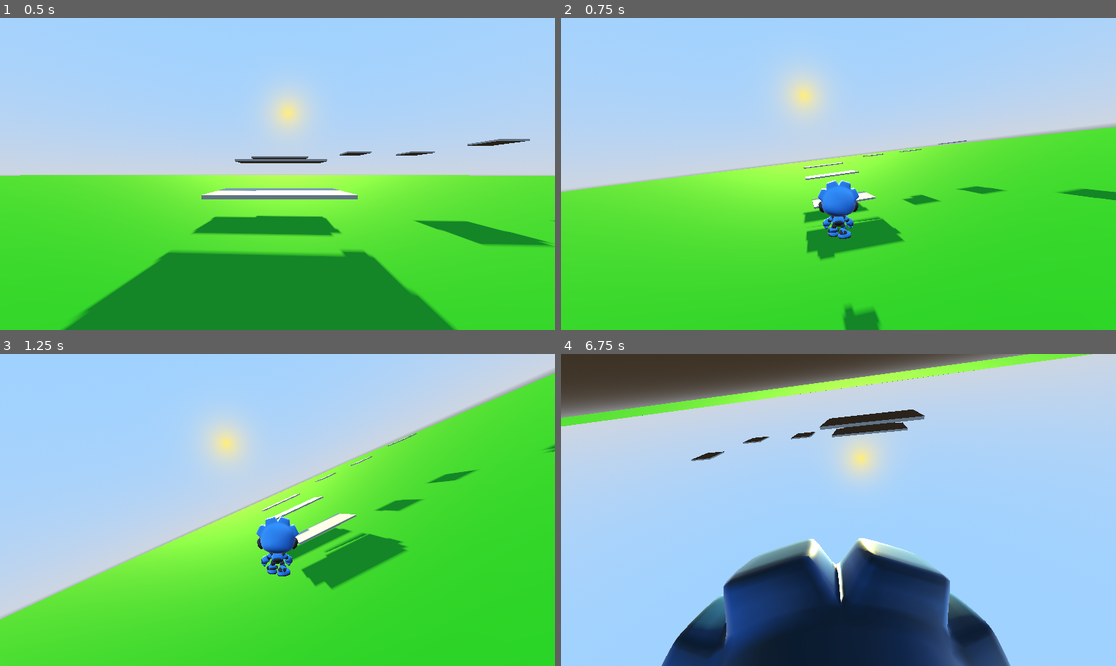
Above: before the commit, frames 1-4 (two rows, left to right).
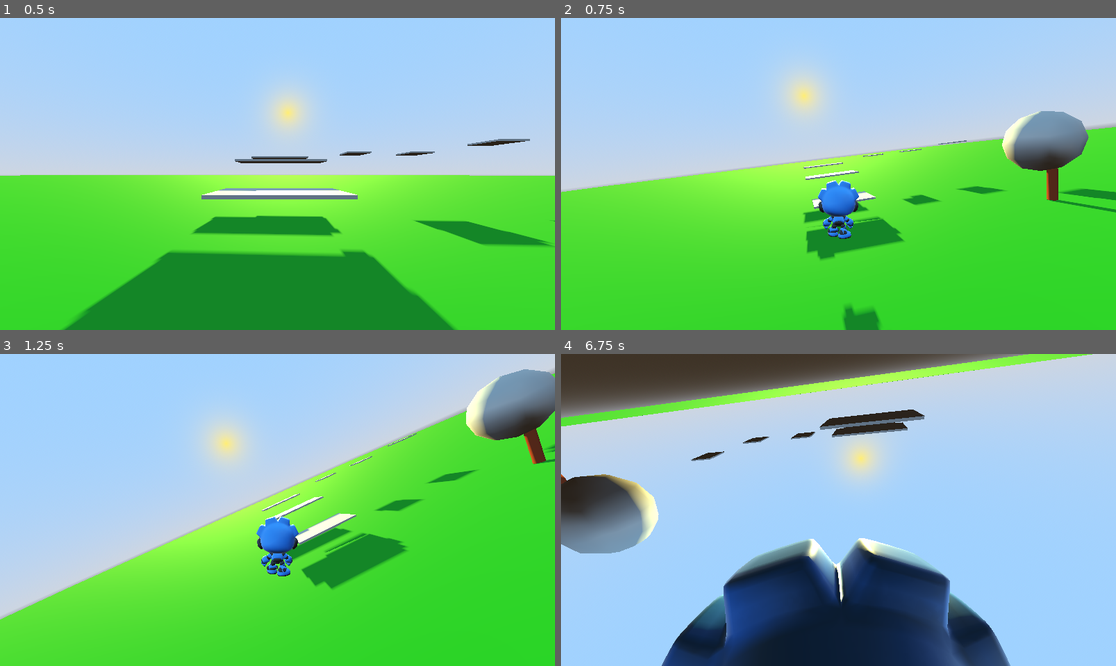
Above: after the commit, the same moments.

Repository: TrevorBeed/Game-Design-II
Game: Godot game, scene res://scene_3.tscn
Same seed, same stepped clock (60 frames per second), same inputs: the game is played once before the commit and once after it. The project has no main scene, so this scene is started directly.
Inputs (mouse positions are in pixels of both pictures, inside the frame that each line leads up to):
- Up to frame 1 (0.5 s): no input
- Up to frame 2 (0.75 s): tap Enter (ui_accept) at 0.5 s; move the mouse to (866, 174) at 0.52 s; hold Home (rot_up) from 0.53 s (still down); tap V (change_camera) at 0.6 s
- Up to frame 3 (1.25 s): keep holding Home (rot_up); tap Enter (ui_accept) at 0.77 s
- Up to frame 4 (6.75 s): move the mouse to (810, 510) at 1.27 s; tap Shift (sprint) every 1.5 s from 1.35 to 5.85 s; tap Enter (ui_accept) at 1.52, 3.02, 3.77, 4.52, 6.02 s; move the mouse to (849, 503) at 2.02 s; tap V (change_camera) every 1.5 s from 2.1 to 6.6 s; move the mouse to (832, 516) at 2.77 s; move the mouse to (877, 513) at 3.52 s; move the mouse to (794, 506) at 4.27 s; move the mouse to (844, 510) at 5.02 s; move the mouse to (816, 503) at 5.77 s; release Home (rot_up) at 5.78 s; hold Page Down (rot_right) 5.78-6.53 s; move the mouse to (866, 510) at 6.52 s; hold Home (rot_up) from 6.53 s (still down)

Frame 1 is identical in both runs. In frame 2, 2.6% of the frame differs, in the area x 79-100%, y 29-63%; in frame 3, 3.0%; in frame 4, 3.8%, in the area x 0-18%, y 38-64%.

Commit message:
Tree in works

Diff:
--- a/scene_3.tscn
+++ b/scene_3.tscn
@@ -21,6 +21,9 @@
 
 [sub_resource type="StandardMaterial3D" id="StandardMaterial3D_y7ybi"]
 albedo_color = Color(0, 0.486275, 0, 1)
+
+[sub_resource type="StandardMaterial3D" id="StandardMaterial3D_xrerw"]
+albedo_color = Color(0.466667, 0.180392, 0, 1)
 
 [sub_resource type="CapsuleMesh" id="CapsuleMesh_jnboy"]
 
@@ -74,6 +77,17 @@
 use_collision = true
 size = Vector3(1.67435, 0.0958913, 1.83938)
 
+[node name="CSGCylinder3D" type="CSGCylinder3D" parent="."]
+transform = Transform3D(1, 0, 0, 0, 1, 0, 0, 0, 1, 46.4255, -553.15, 79.2581)
+use_collision = true
+radius = 0.201068
+height = 1.88408
+material = SubResource("StandardMaterial3D_xrerw")
+
+[node name="CSGSphere3D" type="CSGSphere3D" parent="."]
+transform = Transform3D(1, 0, 0, 0, 1, 0, 0, 0, 1, 46.1457, -551.11, 78.9737)
+radius = 1.49846
+
 [node name="Player3D" type="CharacterBody3D" parent="."]
 transform = Transform3D(1, 0, 0, 0, 1, 0, 0, 0, 1, 36.0658, -545.213, 80.779)
 script = ExtResource("1_blf5g")
Not shown: 1 places in scene_3.tscn that only renumber resources
